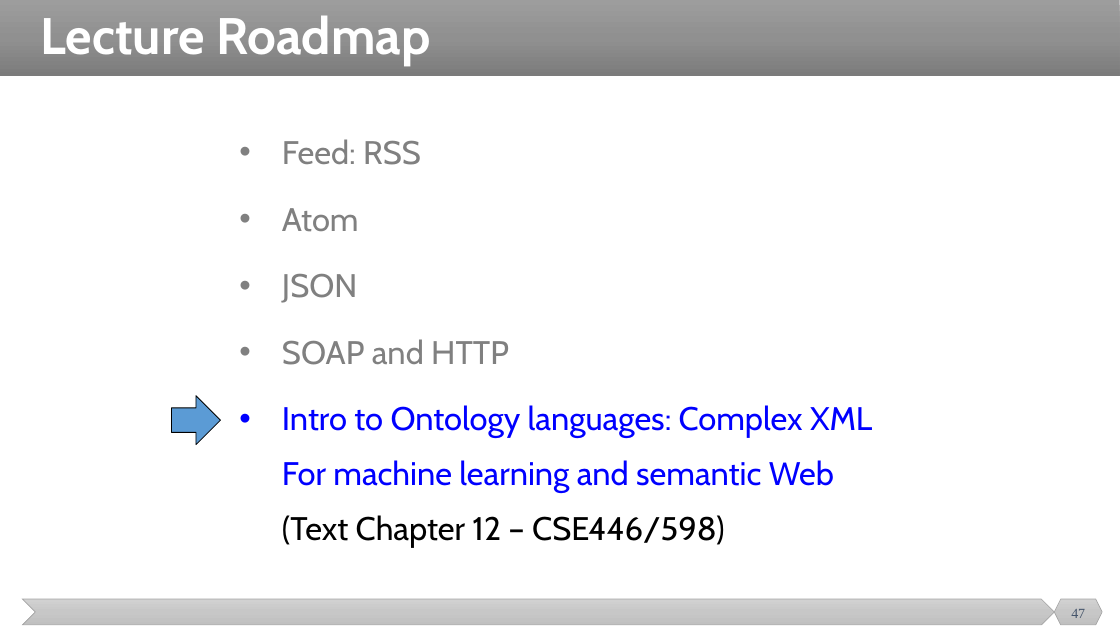
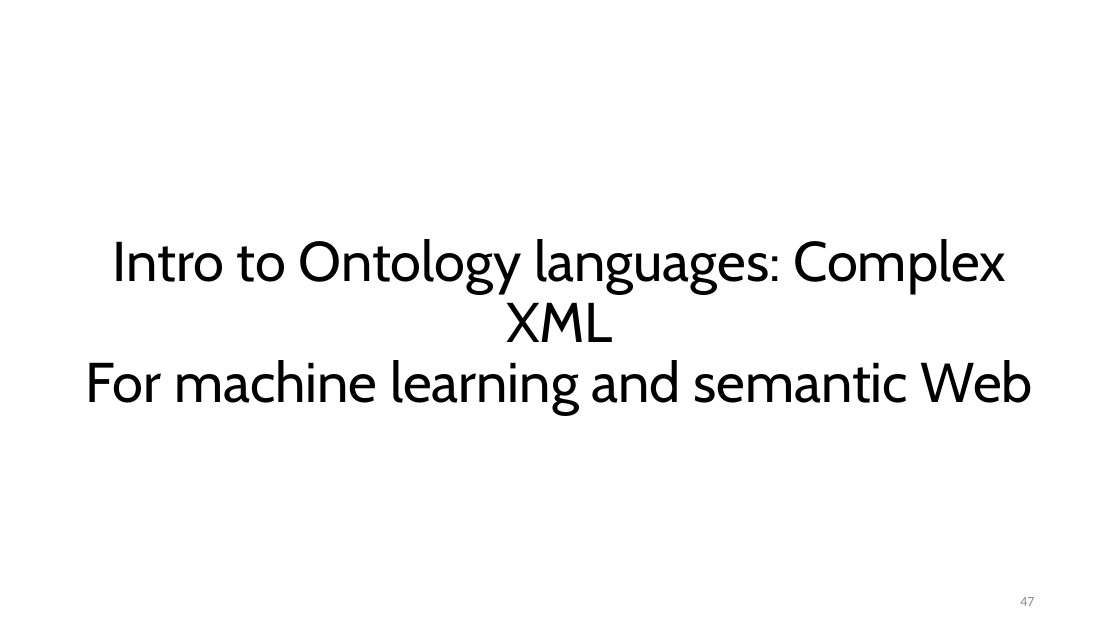
Before and after one commit to malenezi/malenezi, a slide deck: slide 47 of SE495/Lectures/5-SOA/Other Web Data and Standards.pptx. Drawn at 1120x630 pixels with LibreOffice and Linux fonts; fonts in the diff are those of the drawing. Boxes give left, top, right and bottom in pixels: in the first picture for what was removed or moved away, otherwise in the second. Text is boxed around its words. In the diff, an @@ line names an element or a change of style, - is before the commit and + after.

```diff
--- a/SE495/Lectures/5-SOA/Other Web Data and Standards.pptx
+++ b/SE495/Lectures/5-SOA/Other Web Data and Standards.pptx
@@ rectangle removed at (x1=0, y1=0, x2=1120, y2=76) @@
@@ title removed at (x1=40, y1=15, x2=430, y2=65) @@
-Lecture Roadmap
@@ title "Intro to Ontology languages: Complex ..." at (x1=86, y1=239, x2=1033, y2=415): vertical alignment top to bottom @@
@@ title at (x1=86, y1=239, x2=1033, y2=415): text changed; size 28 to 48 pt; text colour #0000FF to #000000 @@
-• Feed: RSS
-• Atom
-• JSON
-• SOAP and HTTP
-• Intro to Ontology languages: Complex XML
-  For machine learning and semantic Web
-  (Text Chapter 12 – CSE446/598)
+Intro to Ontology languages: Complex XML
+For machine learning and semantic Web
@@ right arrow removed at (x1=171, y1=396, x2=220, y2=444) @@
@@ chevron removed at (x1=23, y1=599, x2=1054, y2=625) @@
@@ page number moved from (x1=1071, y1=609, x2=1085, y2=618) to (x1=1020, y1=597, x2=1034, y2=606) @@
@@ page number at (x1=1020, y1=597, x2=1034, y2=606): font Times New Roman to Calibri, text colour #44546A to #8C8C8C; alignment centre to right @@
@@ hexagon removed at (x1=1054, y1=599, x2=1102, y2=625) @@
```
Also in this commit, not shown: 8 other slides changed, 6 other files.
